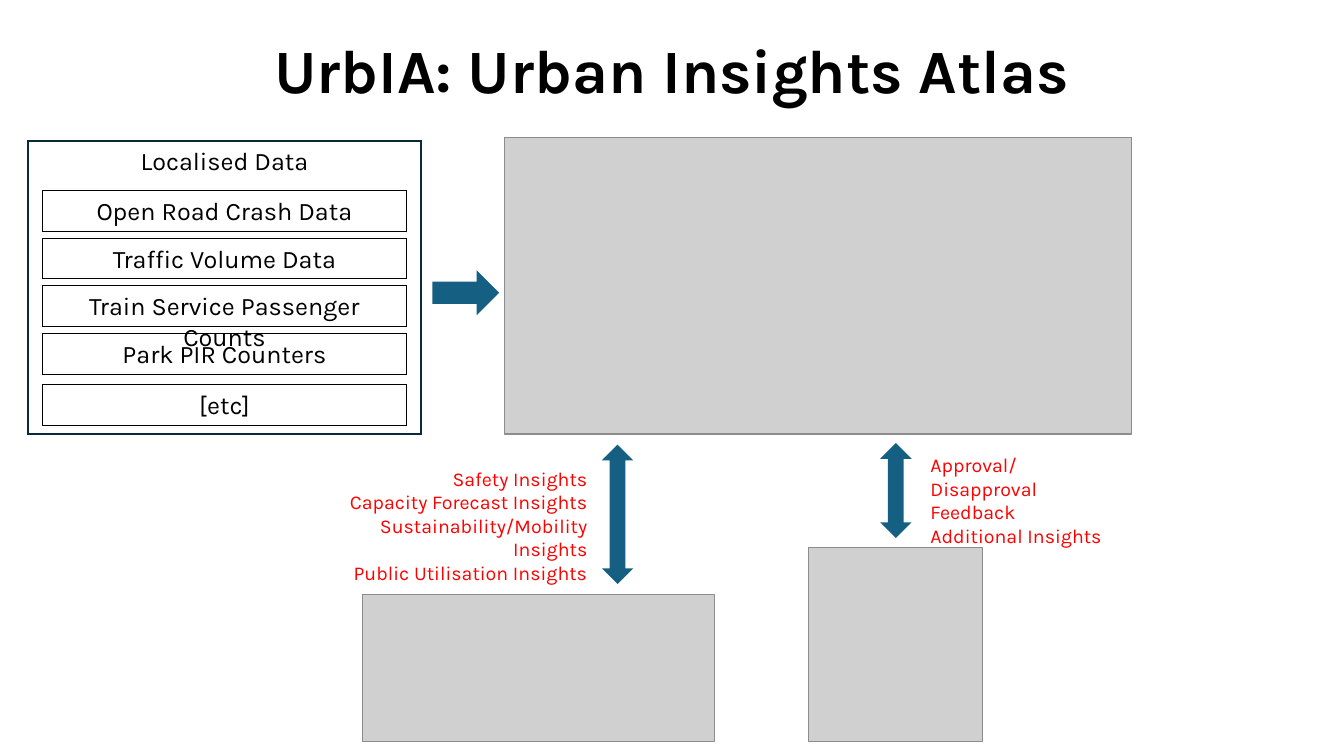
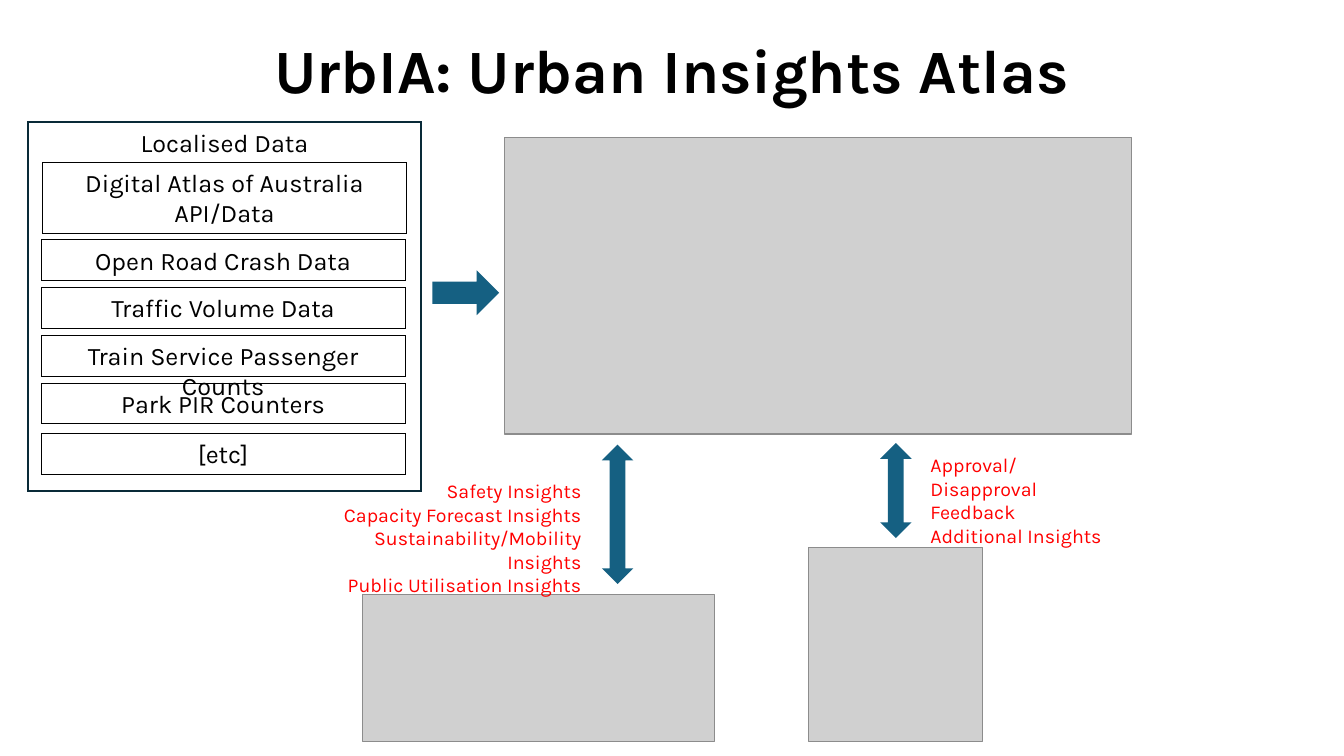
Before and after one commit to jasonabanico/UrbIA, a slide deck: slide 1 of assets/images/diagram.pptx. Drawn at 1344x756 pixels with LibreOffice and Linux fonts; fonts in the diff are those of the drawing; grey boxes stand for pictures. Boxes give left, top, right and bottom in pixels: in the first picture for what was removed or moved away, otherwise in the second. Text is boxed around its words. In the diff, an @@ line names an element or a change of style, - is before the commit and + after.

```diff
--- a/assets/images/diagram.pptx
+++ b/assets/images/diagram.pptx
@@ rectangle "Localised Data": place and size @@
-rectangle "Localised Data" at box(28, 141, 421, 435)
+rectangle "Localised Data" at box(28, 122, 421, 491)
@@ rectangle added at box(42, 162, 406, 234), outline #000000 0.75 pt, 18 pt, text #000000 @@
+Digital Atlas of Australia API/Data
@@ 5 rectangles: place and size @@
-5 rectangles at box(42, 191, 406, 424)
+5 rectangles at box(41, 240, 405, 474)
@@ text "Safety Insights": place and size @@
-text "Safety Insights" at box(350, 472, 587, 585)
+text "Safety Insights" at box(344, 484, 581, 599)
```
Also in this commit, not shown: 1 other file.
